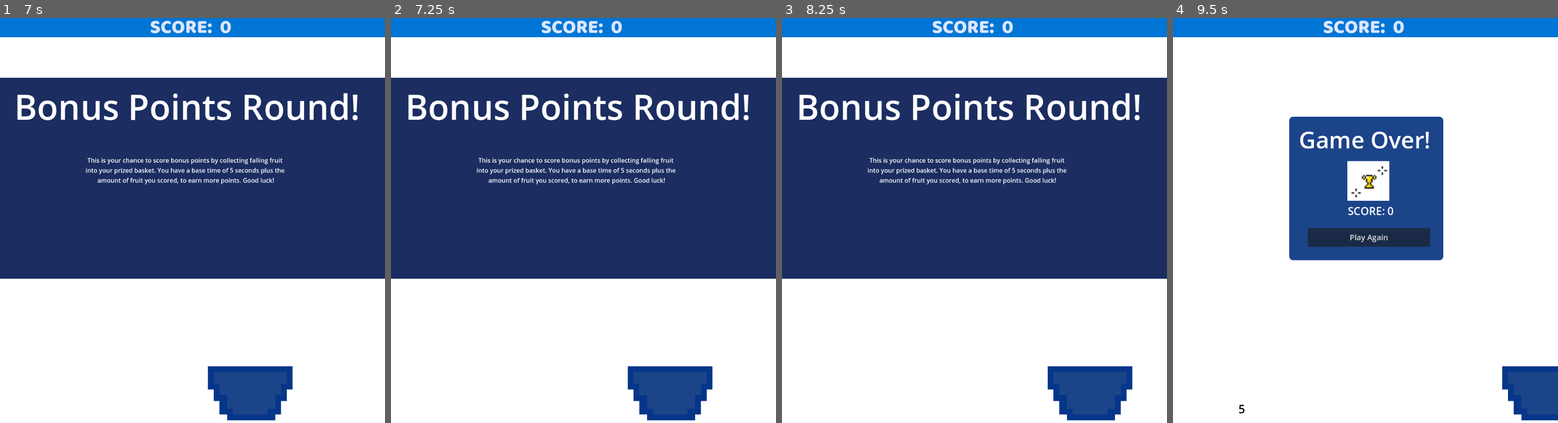
Above: before the commit, frames 1-4 (left to right).
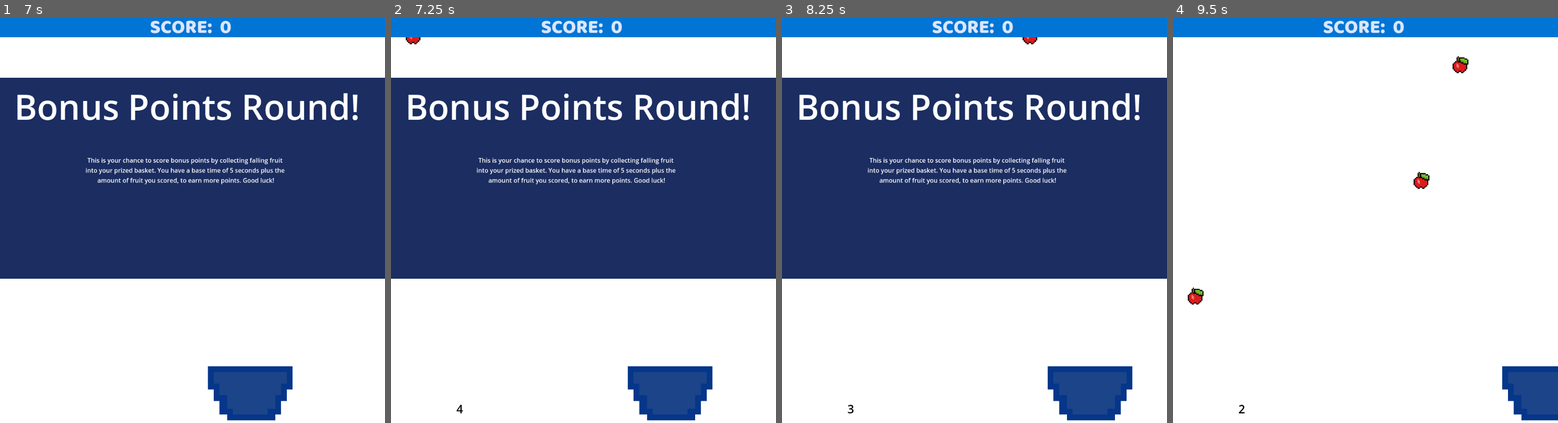
Above: after the commit, the same moments.

Repository: lll11233/snakeGame
Game: Godot game, scene res://scenes/main.tscn
The game is run twice, just before and just after one commit, with the same random seed, the same clock (stepped at 60 frames per second) and the same inputs.
Inputs:
- Up to frame 1 (7 s): click "Press Me to start!" at 0.5 s; tap Enter at 1.25, 5.75 s; hold D (move_right) 1.28-2.03 s; tap Alt every 1.5 s from 1.35 to 5.85 s; hold Down (move_down) 2.03-2.78 s; tap Shift every 1.5 s from 2.1 to 6.6 s; hold D (move_right) 2.78-3.53 s; hold W (move_up) 3.53-4.28 s; hold Left (move_left) 4.28-5.78 s; tap Space at 5, 6.5 s; hold Down (move_down) 5.78-6.53 s; hold D (move_right) from 6.53 s (still down)
- Up to frame 2 (7.25 s): keep holding D (move_right)
- Up to frame 3 (8.25 s): release D (move_right) at 7.28 s; hold W (move_up) 7.28-8.03 s; tap Alt at 7.35 s; tap Enter at 8 s; hold D (move_right) from 8.03 s (still down); tap Shift at 8.1 s
- Up to frame 4 (9.5 s): release D (move_right) at 8.78 s; hold Down (move_down) from 8.78 s (still down); tap Alt at 8.85 s

Frame 1 is identical in both runs. In frame 2, less than 0.1% of the frame differs, in the area x 3-19%, y 4-98%; in frame 3, less than 0.1%; in frame 4, 13%, in the area x 3-77%, y 9-98%.

Commit message:
debugging

Diff:
--- a/scenes/fallingObject.tscn
+++ b/scenes/fallingObject.tscn
@@ -19,3 +19,4 @@
 
 [connection signal="area_entered" from="." to="." method="_on_area_entered"]
 [connection signal="body_entered" from="." to="." method="_on_body_entered"]
+[connection signal="ready" from="." to="." method="_on_ready"]
--- a/scripts/fallingObject.gd
+++ b/scripts/fallingObject.gd
@@ -13,6 +13,7 @@
 	position.y += speed *delta
 	if position.y > 1000:
 		queue_free()
+
 
 #func _on_area_entered(other_area):
 	#if other_area.is_in_group("basket"):
@@ -36,8 +37,10 @@
 		#get_tree().get_root().get_node("main").increase_score()
 
 
+
 func _on_body_entered(body: Node2D) -> void:
 	if body.name == "player":
 		print("Player touched object!")
+		Main.increasing_additional_score()
+
 		queue_free()
-		get_tree().get_root().get_node("/root/Main").increase_score()
--- a/scripts/lose_screen.gd
+++ b/scripts/lose_screen.gd
@@ -30,7 +30,7 @@
 
 
 
-var score = Main.score
+#var score = Main.score
 
 #func _ready():
 	#print(score)
--- a/scripts/main.gd
+++ b/scripts/main.gd
@@ -12,6 +12,8 @@
 
 #game
 var score: int
+var additional_score: int
+
 var game_started: bool = false
 
 #food variables
@@ -88,6 +90,7 @@
 	#$lose_screen.hide()
 
 	score = 0
+	additional_score = 0
 	#banana_score = 0 ## this is interesting, scores don't align
 	var scorelabel = get_tree().get_root().get_node("_Node_2/HUD/scoreLabel")
 	scorelabel.text = "SCORE:  " + str(score)
@@ -173,6 +176,15 @@
 	scorelabel.text = "SCORE:  " + str(score)
 	print(score)
 
+func increasing_additional_score():
+	additional_score = additional_score + 1
+	print(additional_score)
+	#var gameOverLabel = get_tree().get_root().get_node("endLabel")
+	#gameOverLabel.text = "FINAL SCORE:" + str(additional_score + score)
+	var game_over_scene = preload("res://scenes/game_over_menu.tscn")
+	var gameoverui = game_over_scene.instantiate()
+	gameoverui.get_node("endResult").text = "FINAL SCORE: " + str(additional_score)
+
 
 
 
@@ -204,23 +216,29 @@
 	await get_tree().create_timer(3).timeout
 	mini_game_ui.get_node("message").hide()
 	print("Script on mini_game scene:", mini_game_ui.get_script())
-
 	var time_left = 5 + score
-	mini_game_ui.get_node("Timer").start(time_left)
+	#mini_game_ui.timer.start(time_left)
+	await get_tree().create_timer(time_left).timeout
+	#mini_game_ui.timer.start()
+
+
+	#mini_game_ui.get_node("Timer").start(time_left)
 	#await get_child().Timer(time_left).timeout
 	#mini_game_ui._on_timer_timeout()
-	mini_game_ui.get_node("Timer/countdown").text = str(time_left)
+	#mini_game_ui.get_node("Timer/countdown").text = str(time_left)
 	#await get_tree().create_timer(time_left).timeout
 
 
 	print(score)
+
 
 	#mini_game_ui.timer.timeout.connect() # Connect the timer signal
 	var game_over_scene = preload("res://scenes/game_over_menu.tscn")
 	var game_over_ui = game_over_scene.instantiate()
 	get_tree().root.add_child(game_over_ui)
 	print("Script on game_over_ui:", game_over_ui.get_script())
-	game_over_ui.get_node("endResult").text = "SCORE: " + str(score)
+	#game_over_ui.get_node("endResult").text = "FINAL SCORE: " + str(additional_score+score)
+	mini_game_ui.queue_free()
 
 	#$GameOverMenu.get_node("bananaResult").text = "BANANA SCORE: " + str(banana_score)
 	await get_tree().create_timer(3).timeout
@@ -273,10 +291,6 @@
 
 func _on_game_over_menu_restart():
 	score = 0
-	var mini_game_scene = preload("res://scenes/mini_game.tscn")
-	var mini_game_ui = mini_game_scene.instantiate()
-	mini_game_ui.queue_free()
-
 	new_game()
 
 func _on_start_menu_new():
--- a/scripts/mini_game.gd
+++ b/scripts/mini_game.gd
@@ -41,14 +41,13 @@
 
 # Called when the node enters the scene tree for the first time.
 func _ready() -> void:
-	Main.score
 	randomize() # Initialize random number generator
-	timer.wait_time
+	timer.start()
 
 
 
 func _on_timer_timeout():
-	var time_left = score + 5
+	var _time_left = score + 5
 	var new_object = falling_object_scene.instantiate()
 	add_child(new_object)
 	new_object.position.x = randf_range(0,1000)
